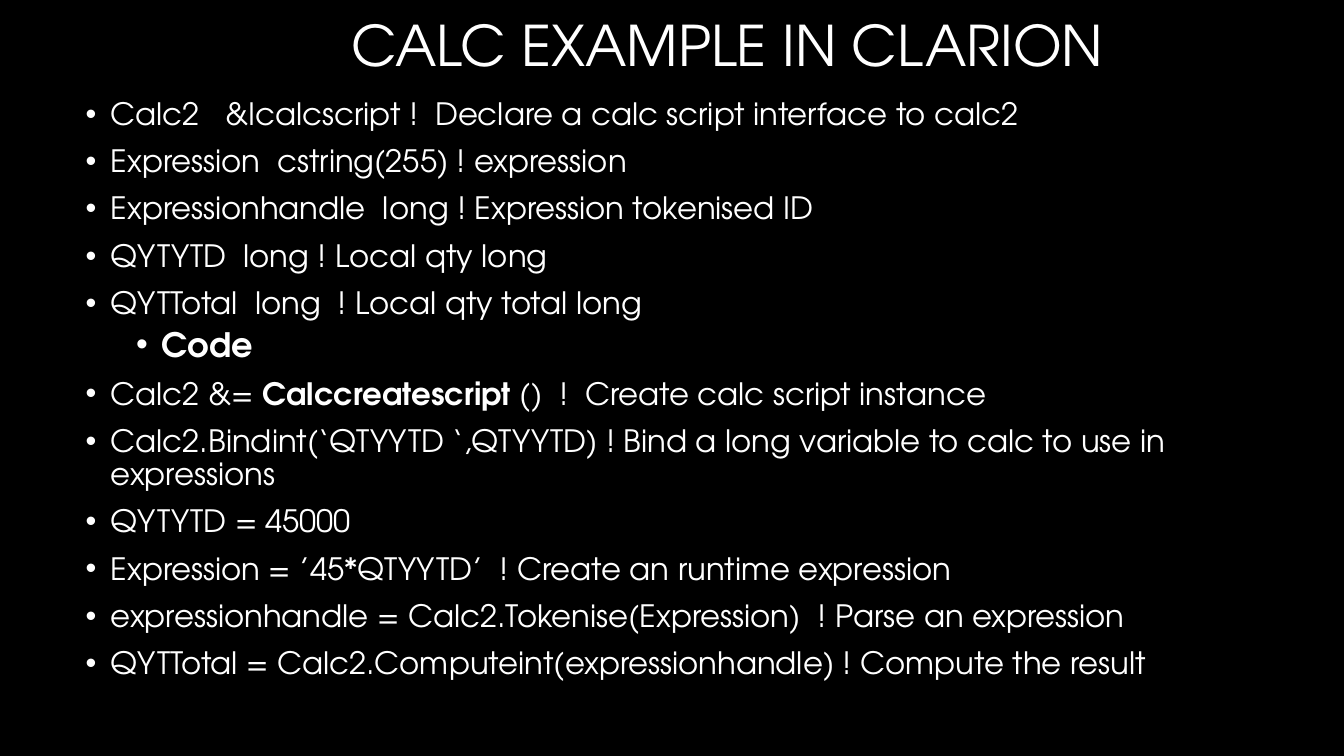
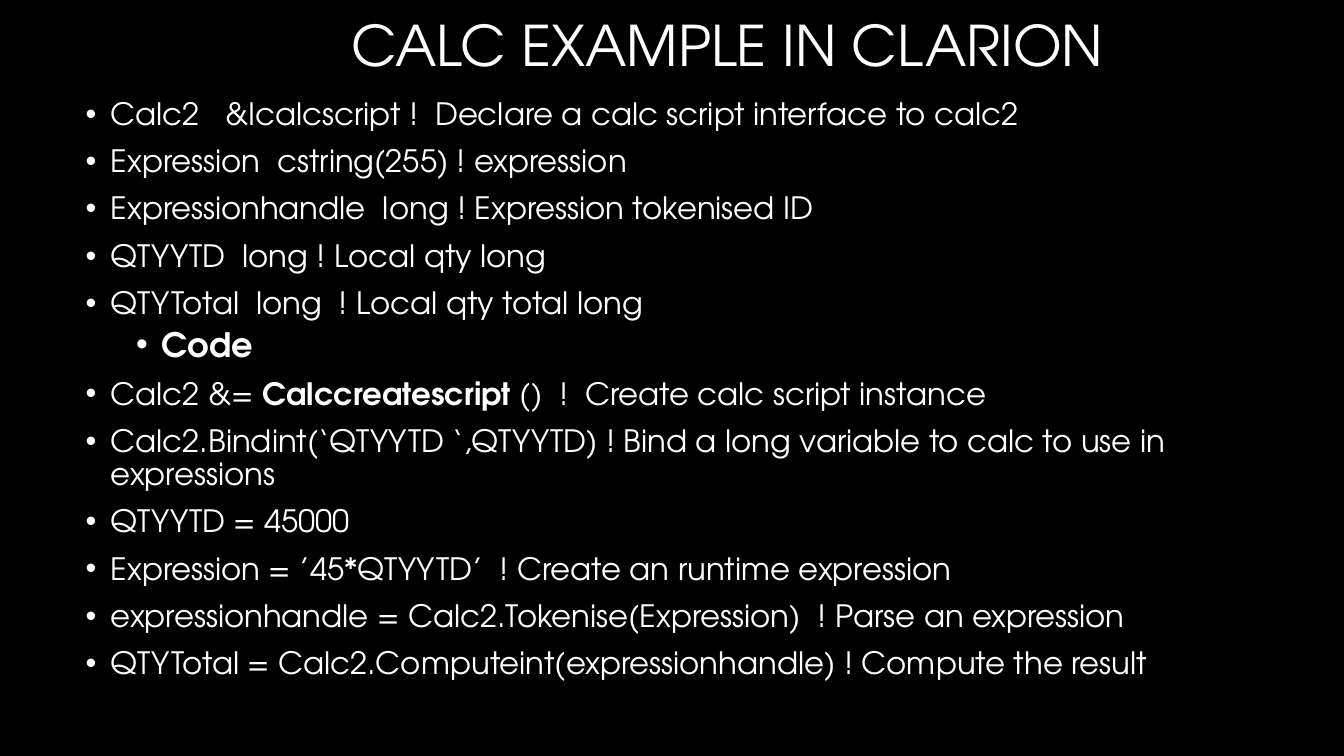
Before and after one commit to CalcScript/CalcScript-2-Clarion, a slide deck: slide 4 of Calc Script 2.pptx. Drawn at 1344x756 pixels with LibreOffice and Linux fonts; fonts in the diff are those of the drawing; background and template pictures are left out. Boxes give left, top, right and bottom in pixels: in the first picture for what was removed or moved away, otherwise in the second. Text is boxed around its words. In the diff, an @@ line names an element or a change of style, - is before the commit and + after.

```diff
--- a/Calc Script 2.pptx
+++ b/Calc Script 2.pptx
@@ text at <box>111,244,643,321</box>: text changed @@
-• QYTYTD long ! Local qty long
-• QYTTotal long ! Local qty total long
+• QTYYTD long ! Local qty long
+• QTYTotal long ! Local qty total long
@@ text at <box>111,509,350,533</box>: text changed @@
-• QYTYTD = 45000
+• QTYYTD = 45000
@@ text at <box>111,651,1148,681</box>: text changed @@
-• QYTTotal = Calc2.Computeint(expressionhandle) ! Compute the result
+• QTYTotal = Calc2.Computeint(expressionhandle) ! Compute the result
```
Also in this commit, not shown: 1 other file.
